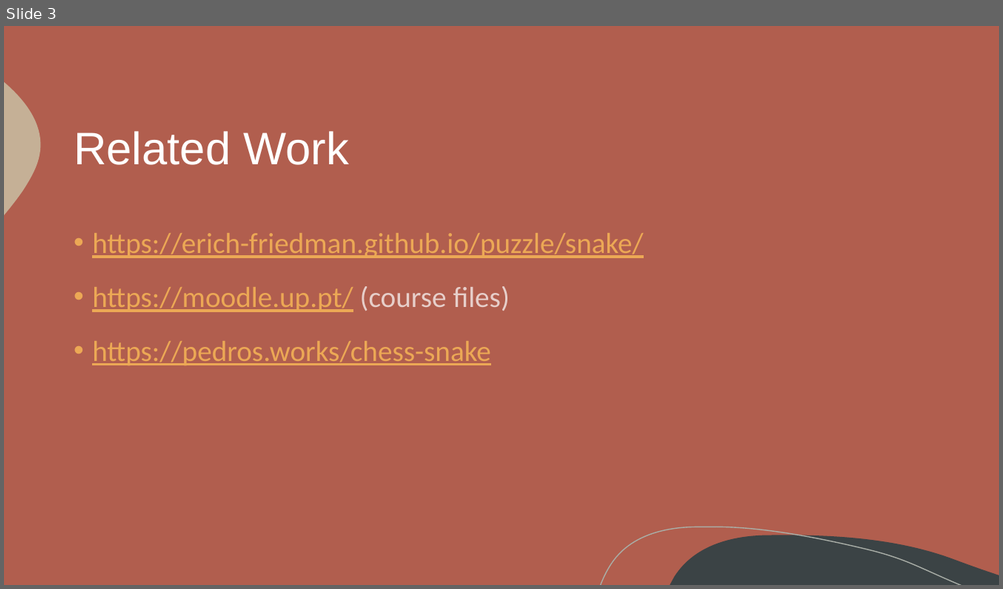
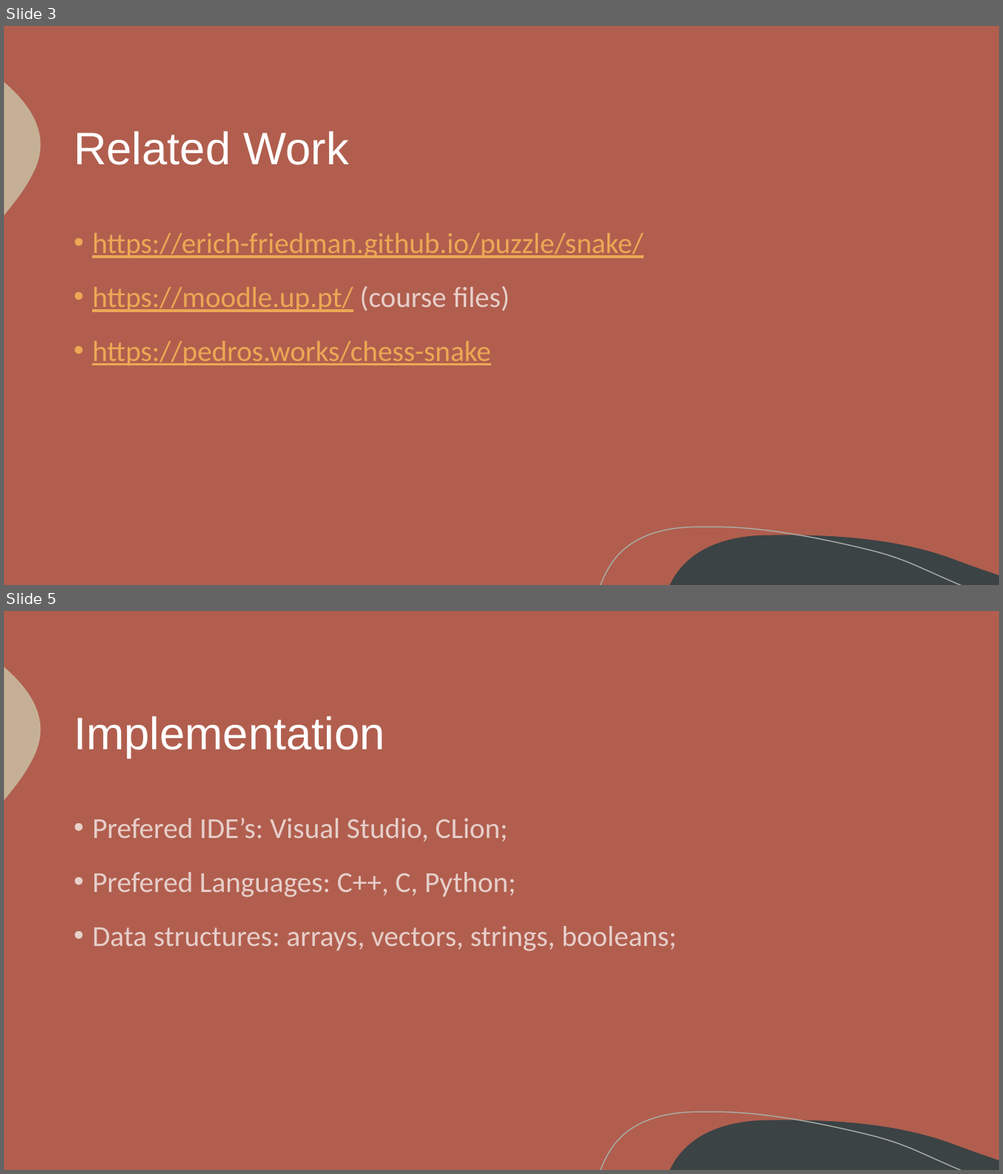
Before and after one commit to itsdomsantos/IART-2022, a slide deck: Chess Snake Puzzles – 2022 IA Project.pptx. Shown one above the other, each under a label of ours: slide 3 before the commit, slides 3 and 5 after it; the slides between them are not shown. The pictures are 1003x589 and 1003x1174 pixels, drawn with LibreOffice and Linux fonts; fonts in the diff are those of the drawing. Boxes give left, top, right and bottom in pixels: in the first picture for what was removed or moved away, otherwise in the second. Text is boxed around its words. In the diff, an @@ line names an element or a change of style, - is before the commit and + after.

```diff
--- a/Chess Snake Puzzles – 2022 IA Project.pptx
+++ b/Chess Snake Puzzles – 2022 IA Project.pptx
@@ slide 5 added at bbox=[4, 611, 999, 1170], background #B15E4E; not listed: 3 template elements that a slide beside it also shows @@
@@ title added at bbox=[74, 716, 385, 758], 44 pt, text #FFFFFF @@
+Implementation
@@ text added at bbox=[92, 818, 676, 951], 28 pt, text #FFFFFF at 70% opacity @@
+• Prefered IDE’s: Visual Studio, CLion;
+• Prefered Languages: C++, C, Python;
+• Data structures: arrays, vectors, strings, booleans;
```
Also in this commit, not shown: 2 slides changed, 1 slide removed, 1 other file.
